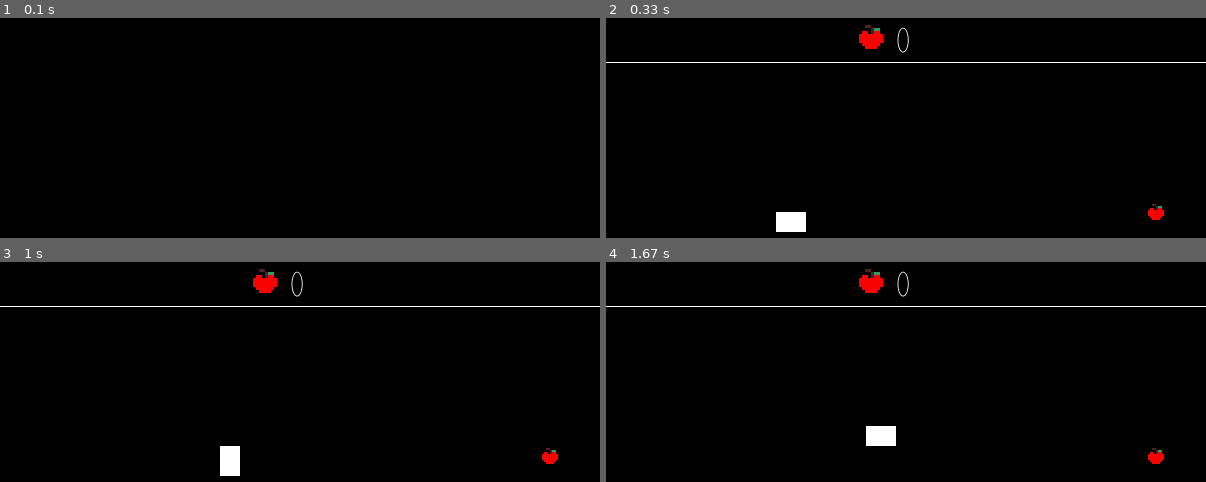
Above: before the commit, frames 1-4 (two rows, left to right).
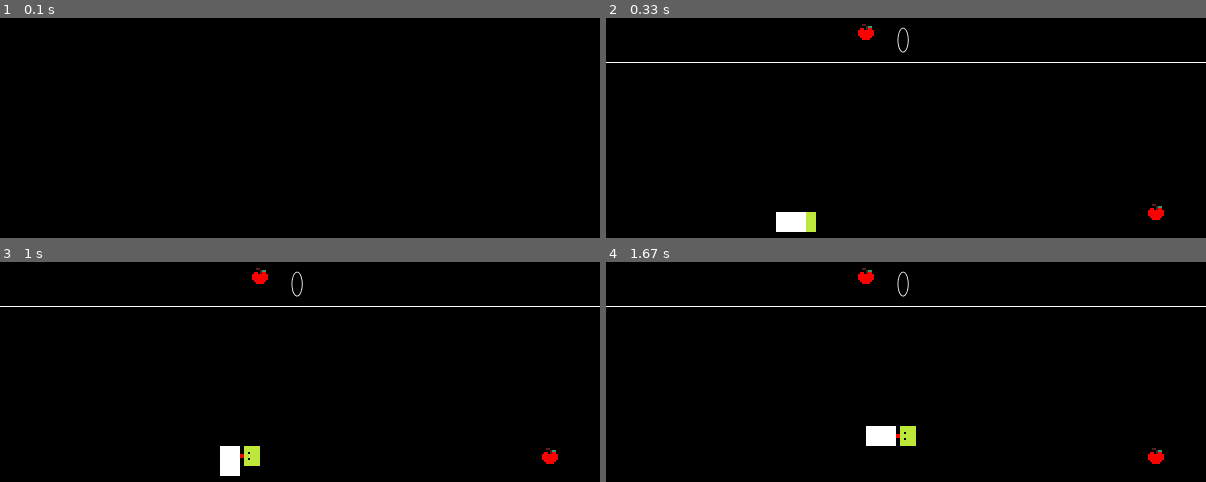
Above: after the commit, the same moments.

Repository: LUDUSLab/stem-games
Game: pygame game, started from gabi.breval/snake/snake.py
Two runs of this game, one before a commit and one after it. Both use one fixed random seed, a clock stepped at 60 frames per second and the inputs below.
Inputs:
- Up to frame 1 (0.1 s): no input
- Up to frame 2 (0.33 s): no input
- Up to frame 3 (1 s): hold Right 0.33-0.8 s; hold Up from 0.83 s (still down)
- Up to frame 4 (1.67 s): release Up at 1.13 s; hold Right 1.17-1.63 s

Frame 1 is identical in both runs. In frame 2, 0.4% of the frame differs, in the area x 33-47%, y 2-98%; in frame 3, 0.5%, in the area x 40-47%, y 2-93%; in frame 4, 0.5%.

Commit message:
Snake head

Diff:
--- a/gabi.breval/snake/snake.py
+++ b/gabi.breval/snake/snake.py
@@ -58,13 +58,19 @@
 snake_head = pygame.image.load('C:/Users/55929/Documents/STEM/stem-games/gabi.breval/snake/assets/'
                                'snake_head_gabi.breval.png')
 snake = [(200, 200), (220, 200), (240, 200)]  # every sequence is a tuple
+snake_head_pos = (snake[0][0]+20, snake[0][1])
+snake_head = pygame.transform.scale(snake_head, [20, 20])
 snake_skin = pygame.Surface((grid_size, grid_size))
 snake_skin.fill((255, 255, 255))  # color
+
+
+# Rotation  --------------------------------------------- #
+snake_head = pygame.transform.rotate(snake_head, 90)
 
 # Apple
 apple_1_score = pygame.image.load('C:/Users/55929/Documents/STEM/stem-games/gabi.breval/snake/assets/'
                                   'gabi.breval.maca.png')
-apple_1_score = pygame.transform.scale(apple_1_score, [30, 30])
+apple_1_score = pygame.transform.scale(apple_1_score, [20, 20])
 apple_1_score_y = 10
 apple_food = pygame.image.load('C:/Users/55929/Documents/STEM/stem-games/gabi.breval/snake/assets/'
                                'gabi.breval.maca.png')
@@ -120,10 +126,12 @@
         snake[i] = (snake[i - 1][0], snake[i - 1][1])
 
     # update score hud
+    snake_head_pos = (snake[0][0]+20, snake[0][1])
     score_text = score_font.render(str(score), True, COLOR_WHITE, COLOR_BLACK)
     screen.fill((0, 0, 0))  # cleaning the screen
     screen.blit(apple_food, apple_food_pos)
     screen.blit(score_text, score_text_rect)
+    screen.blit(snake_head, snake_head_pos)
     screen.blit(apple_1_score, ((WIDTH / 2) - 50, apple_1_score_y))
     pygame.draw.line(screen, COLOR_WHITE, [0, 50], [600, 50], 1)
 
--- /dev/null
+++ b/gabi.breval/snake/tanslacao.py
@@ -0,0 +1,45 @@
+import pygame, sys
+
+# Setup pygame/window ---------------------------------------- #
+mainClock = pygame.time.Clock()
+from pygame.locals import *
+
+pygame.init()
+pygame.display.set_caption('game base')
+screen = pygame.display.set_mode((500, 500), 0, 32)
+
+arrow_img = pygame.image.load('C:/Users/55929/Documents/STEM/stem-games/gabi.breval/snake/assets/arrow.png')
+
+arrow_spin = 0
+
+# Loop ------------------------------------------------------- #
+while True:
+
+    # Background --------------------------------------------- #
+    screen.fill((0, 20, 0))
+
+    arrow_spin += 1
+
+    for i in range(4):
+
+        arrow_copy = arrow_img.copy()
+        if i == 0:
+            arrow_copy = pygame.transform.flip(arrow_copy, True, False)
+        if i == 1:
+            arrow_copy = pygame.transform.scale(arrow_copy, (80, 10))
+        if i == 2:
+            arrow_copy = pygame.transform.rotate(arrow_copy, arrow_spin)
+        screen.blit(arrow_copy, (50 + i * 120, 200))
+    # Buttons ------------------------------------------------ #
+    for event in pygame.event.get():
+        if event.type == QUIT:
+            pygame.quit()
+            sys.exit()
+        if event.type == KEYDOWN:
+            if event.key == K_ESCAPE:
+                pygame.quit()
+                sys.exit()
+
+    # Update ------------------------------------------------- #
+    pygame.display.update()
+    mainClock.tick(60)
Binary file added: gabi.breval/snake/assets/arrow.png
